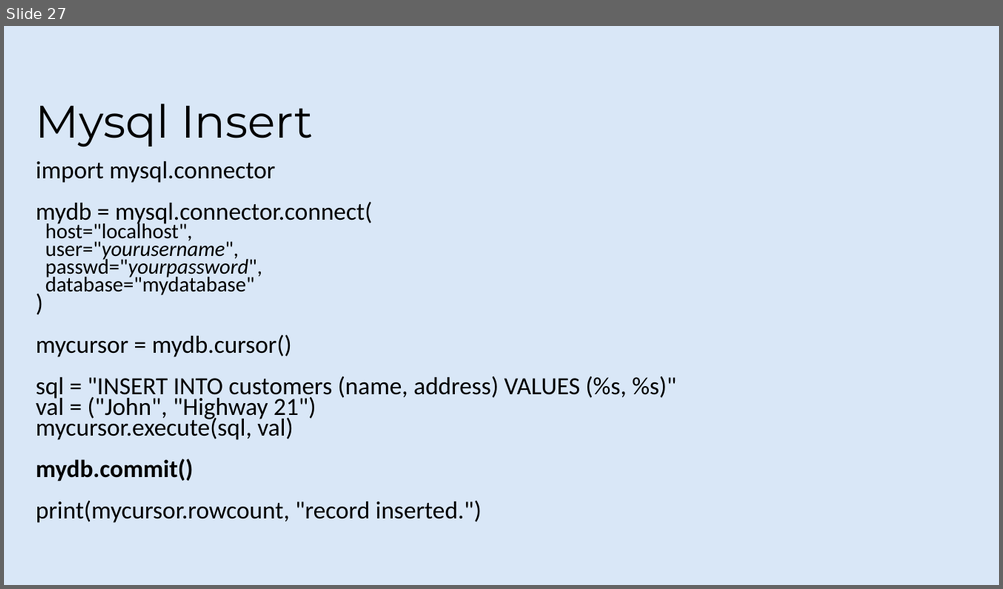
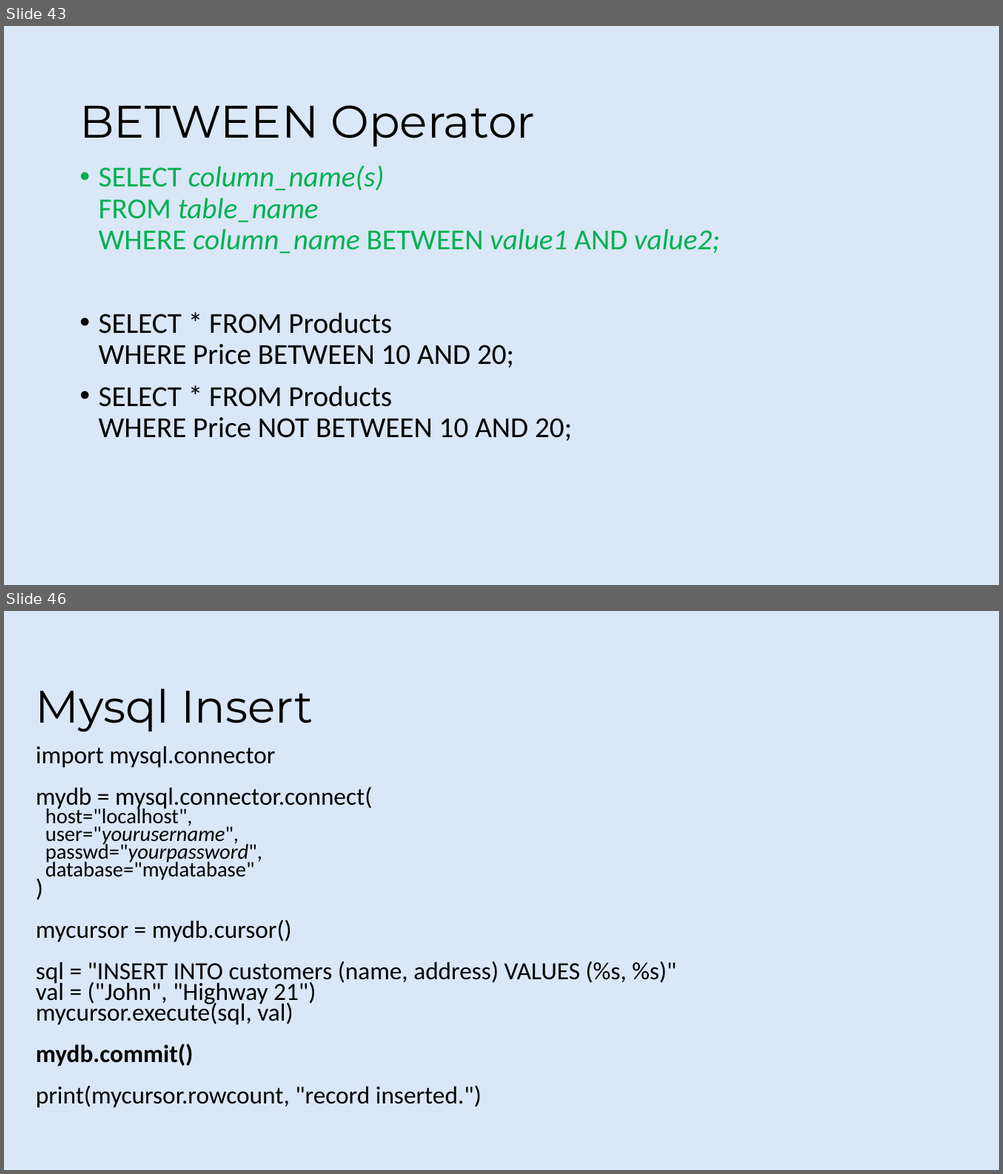
Before and after one commit to rafie-tarabay/BUE, a slide deck: Python.pptx. Shown one above the other, each under a label of ours: slide 27 before the commit, slides 43 and 46 after it; the slides between them are not shown. The pictures are 1003x589 and 1003x1174 pixels, drawn with LibreOffice and Linux fonts; fonts in the diff are those of the drawing; background and template pictures are left out. Boxes give left, top, right and bottom in pixels: in the first picture for what was removed or moved away, otherwise in the second. Text is boxed around its words. In the diff, an @@ line names an element or a change of style, - is before the commit and + after.

```diff
--- a/Python.pptx
+++ b/Python.pptx
@@ slide 43 added at (x1=4, y1=26, x2=999, y2=585), background #D9E7F7 @@
@@ title added at (x1=79, y1=105, x2=535, y2=147), 44 pt, text #000000 @@
+BETWEEN Operator
@@ text added at (x1=99, y1=165, x2=720, y2=441), 28 pt, text #000000 @@
+• SELECT column_name(s)
+  FROM table_name
+  WHERE column_name BETWEEN value1 AND value2;
+• SELECT * FROM Products
+  WHERE Price BETWEEN 10 AND 20;
+• SELECT * FROM Products
+  WHERE Price NOT BETWEEN 10 AND 20;
@@ what was slide 27 is now slide 46 @@
```
Also in this commit, not shown: 1 slide changed, 18 other slides added.
